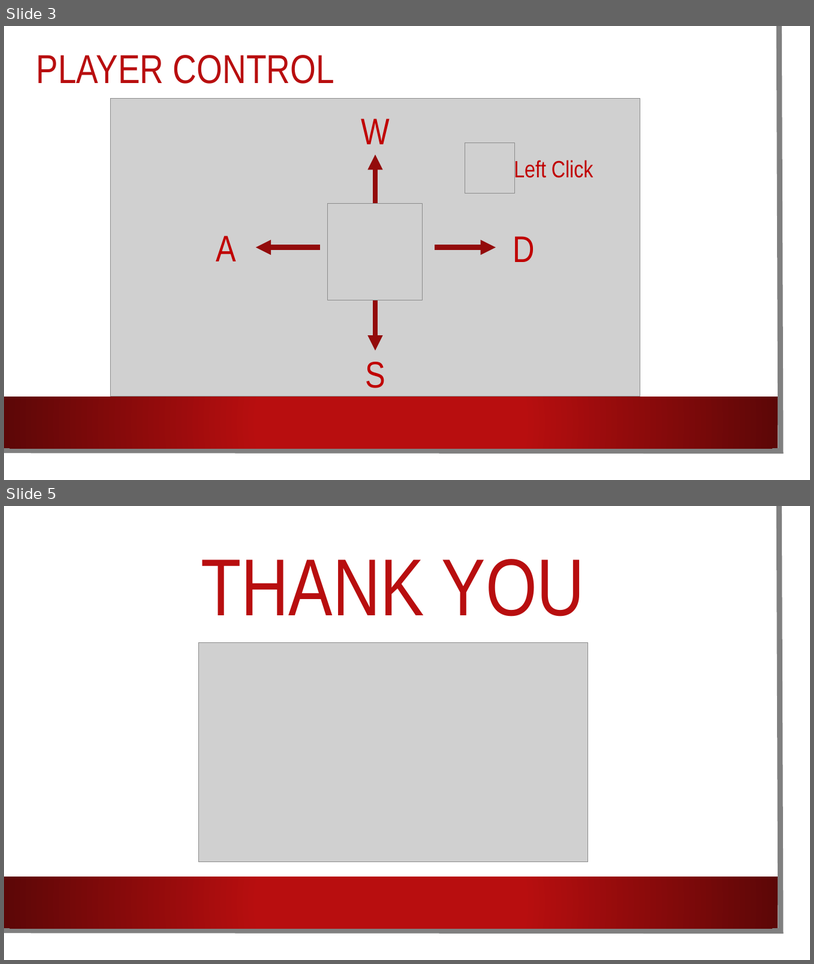
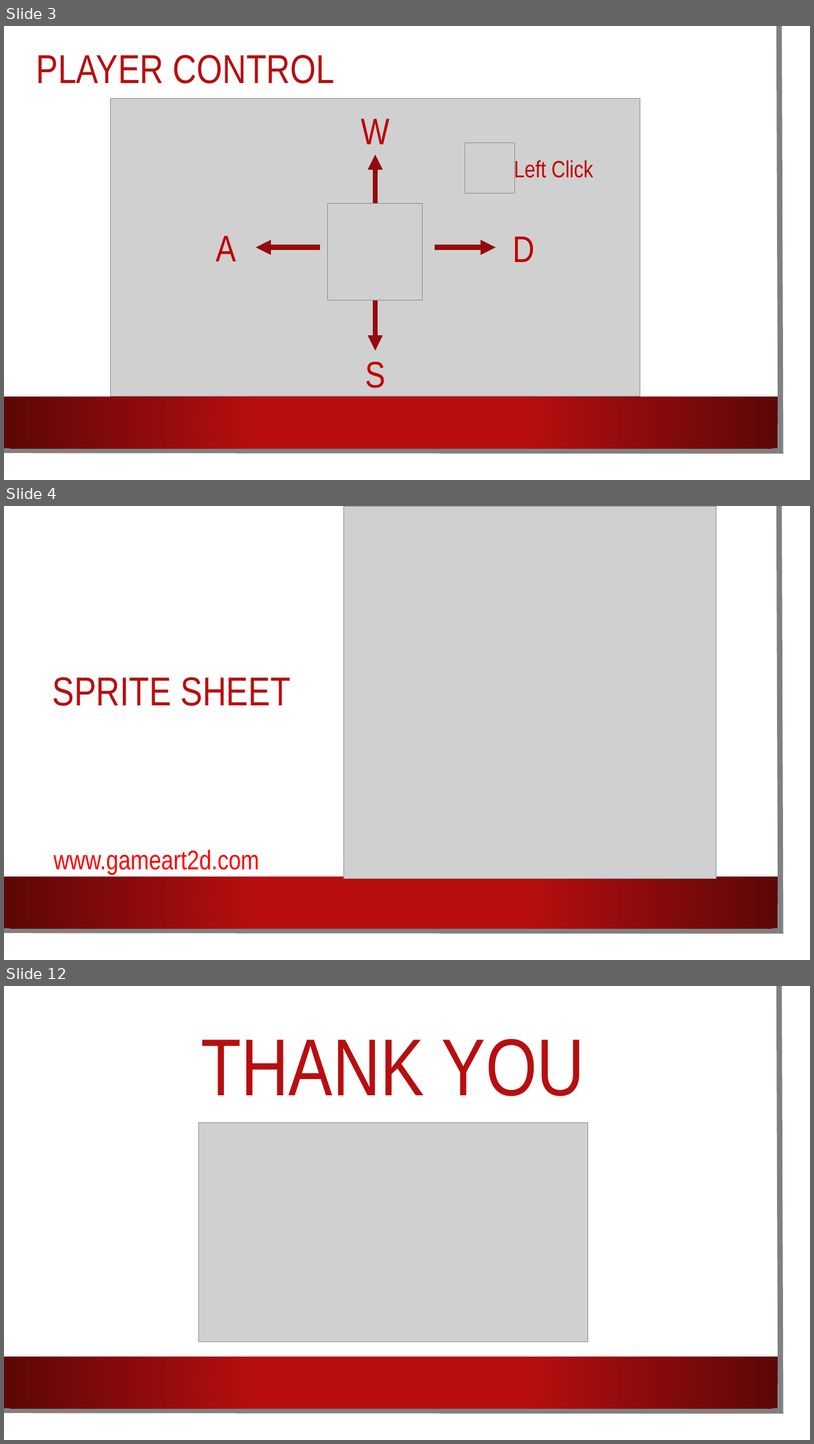
Before and after one commit to Teerapath-Keawratana/GameProject, a slide deck: Documents/PrototypePresentation.pptx. Shown one above the other, each under a label of ours: slides 3 and 5 before the commit, slides 3, 4 and 12 after it; the slides between them are not shown. The pictures are 814x964 and 814x1444 pixels, drawn with LibreOffice and Linux fonts; fonts in the diff are those of the drawing; grey boxes stand for pictures; background and template pictures are left out. Boxes give left, top, right and bottom in pixels: in the first picture for what was removed or moved away, otherwise in the second. Text is boxed around its words. In the diff, an @@ line names an element or a change of style, - is before the commit and + after.

```diff
--- a/Documents/PrototypePresentation.pptx
+++ b/Documents/PrototypePresentation.pptx
@@ slide 4 added at [4, 506, 810, 960], background picture (left out); not listed: 3 template elements that a slide beside it also shows @@
@@ picture added at [344, 506, 717, 879] @@
@@ title added at [53, 677, 291, 706], 48 pt, text #B80E0F @@
+SPRITE SHEET
@@ text added at [54, 849, 260, 874], 32 pt, text #FF0000 @@
+www.gameart2d.com
@@ what was slide 5 is now slide 12 @@
```
Also in this commit, not shown: 7 other slides added, 1 slide removed, 2 other files.
